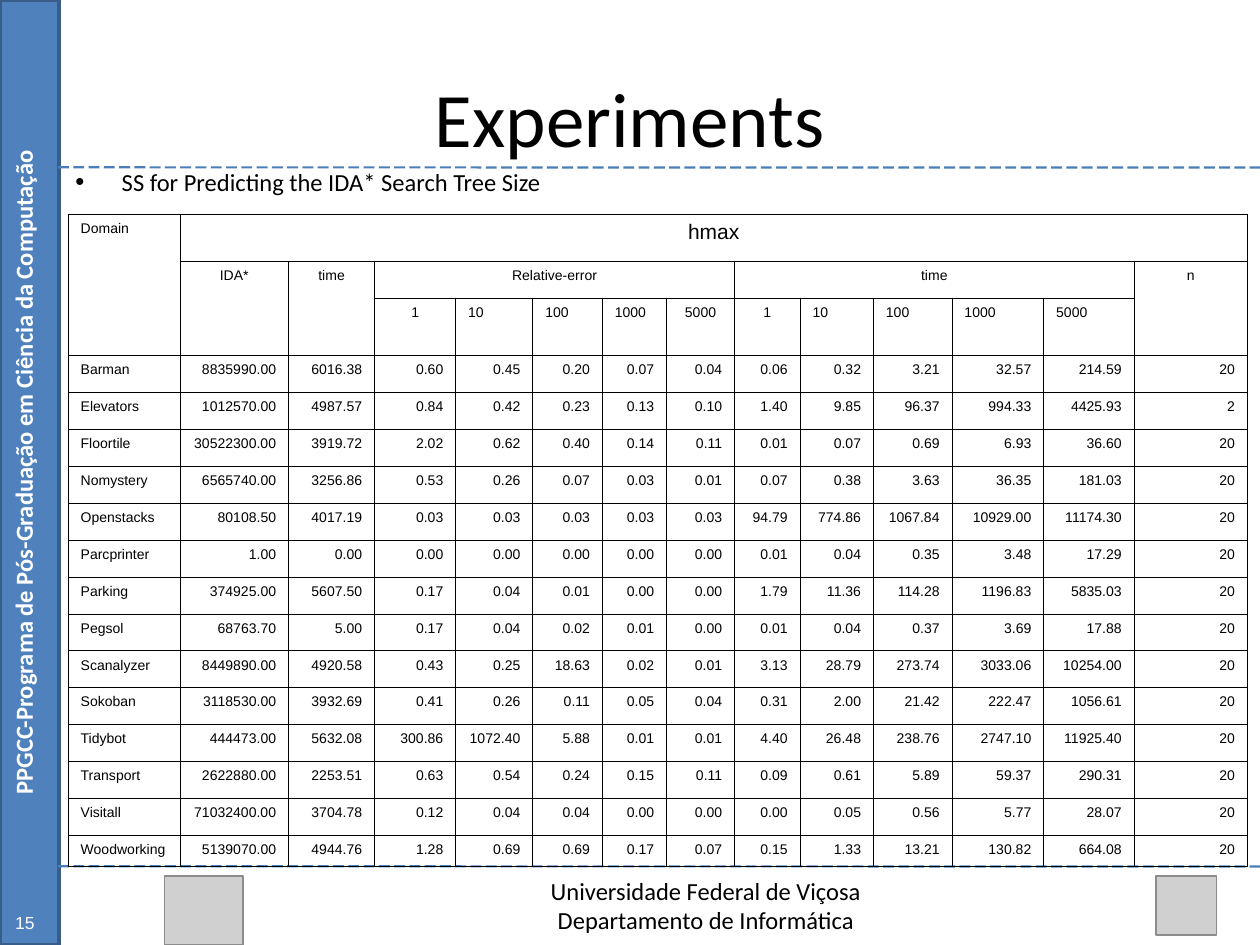
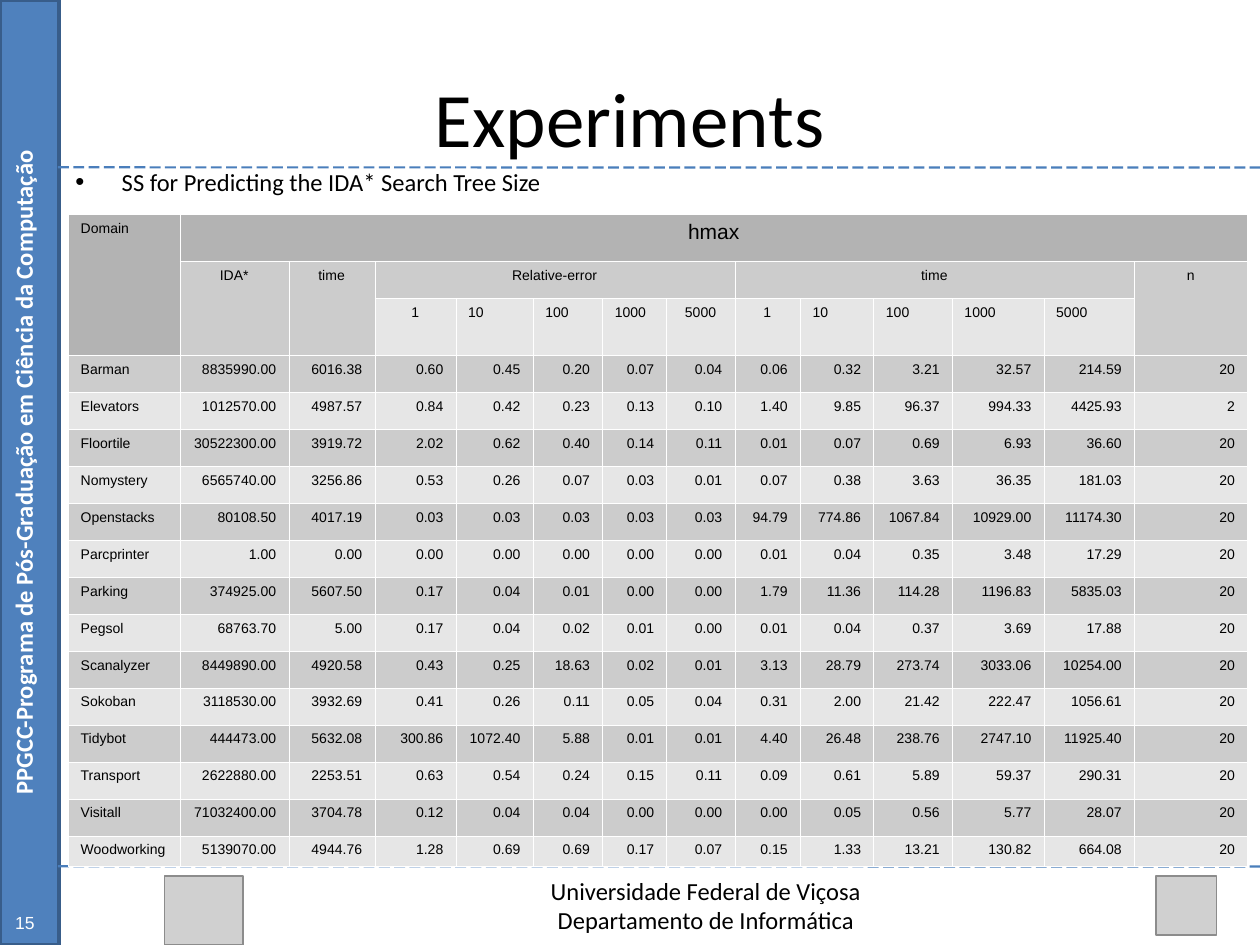
Before and after one commit to Marvinsky/research-marvin, a slide deck: slide 52 of latex/odp/dissertation_v6.odp. Drawn at 1260x945 pixels with LibreOffice and Linux fonts; fonts in the diff are those of the drawing; grey boxes stand for pictures. Boxes give left, top, right and bottom in pixels: in the first picture for what was removed or moved away, otherwise in the second. Text is boxed around its words. In the diff, an @@ line names an element or a change of style, - is before the commit and + after.

```diff
--- a/latex/odp/dissertation_v6.odp
+++ b/latex/odp/dissertation_v6.odp
@@ table at [68, 214, 1246, 866] @@
@@ fill none to #B3B3B3 in 2 cells @@
@@ fill none to #CCCCCC in 103 cells @@
@@ fill none to #E6E6E6 in 108 cells @@
@@ borders changed @@
```
Also in this commit, not shown: 8 other slides changed, 1 other file.
